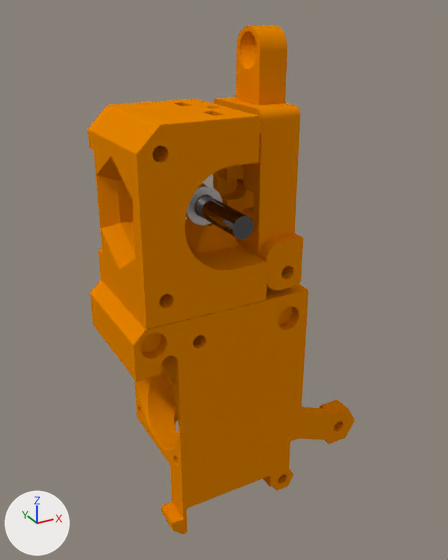
Renders of the Blender file Blender/Mk2 Extruder FOR MK8.blend from each side of a commit.
Camera for both pictures: a 50 mm lens placed at (-62.6, -141.0, 41.4), pointed at (5.9, -16.6, -20.8). Arrows for +X, +Y and +Z are at lower left; the lights stay in place.

Names of what the first picture shows: 'Axis', 'Extruder-Body.001', 'Extruder-Cover.001', 'Extruder-Idler.001', 'MK8'.
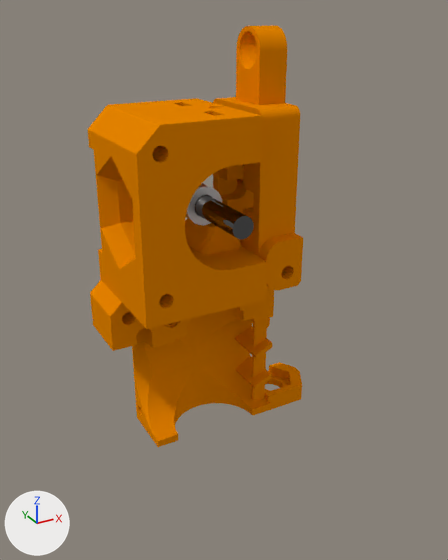
ob_circle_001 is not drawn itself; it is used by a modifier of ob_male_extruder_001.
ob_bearing_hole_clearence is not drawn itself; it is used by a modifier of ob_male_extruder_001.
ob_male_extruder_001 is not drawn itself; it is used by a modifier of ob_extruder_body_001.

Changed parts and their boxes (x1, y1, x2, y2) in the pictures (448 x 560 px; the box of a moved part takes in the faces that stretch with it):
'Extruder-Body.001', reshaped
    before: (88, 99, 267, 447)
    after: (88, 98, 302, 447)
'Extruder-Cover.001', hidden
    before: (110, 284, 355, 534)
part 2 of me_extruder_body, moved or reshaped
    before: (111, 99, 260, 168)
    after: (111, 98, 262, 168)
part 5 of me_extruder_body_001, moved or reshaped
    before: (232, 236, 238, 246)
    after: (235, 237, 241, 248)
part 6 of me_extruder_body_001, moved or reshaped
    before: (185, 219, 235, 253)
    after: (185, 220, 238, 255)

The change, as a list of edits to the scene's bpy script:
```text
Change me_circle_007:
    used by ob_circle_001; location = (3.5, -16.57, 14.88)
    remove me_circle_007.from_pydata(...)  # 128 vertices, 66 faces; spans x -2.0..2.0, y -2.0..2.0, z -71.6..-19.7
    add me_circle_007.from_pydata(...)  # 256 vertices, 194 faces; spans x -2.4..2.4, y -2.4..2.4, z -71.6..-18.8
    me_circle_007 part 1: 128 vertices removed from x -2.0..2.0, y -2.0..2.0, z -71.6..-19.7; 256 vertices added at x -2.4..2.4, y -2.4..2.4, z -71.6..-18.8
Change me_extruder_body:
    where me_extruder_body.from_pydata(...)  # 2851 vertices, 4050 faces; spans x -36.5..24.0, y -21.3..65.7, z 0.0..31.6
    used by ob_extruder_body_001; location = (0.0, 0.0, 0.0); rotation_euler = (-1.571, 0.0, 3.142), in degrees (-90, 0, 180)
    me_extruder_body part 2: all 88 vertices in x -6.0..-1.7, y -21.3..-11.8, z 1.6..31.6 are moved by (-0.5, 0.0, 0.0)
Change me_extruder_body_001:
    used by ob_male_extruder_001; location = (-24.0, -16.1, -32.75); rotation_euler = (1.571, 3.142, 0.0), in degrees (90, 180, 0)
    remove me_extruder_body_001.from_pydata(...)  # 396 vertices, 266 faces; spans x -32.7..-21.2, y -29.7..-18.8, z -14.5..3.5
    add me_extruder_body_001.from_pydata(...)  # 396 vertices, 266 faces; spans x -32.3..-21.2, y -29.7..-18.8, z -14.5..4.9
    me_extruder_body_001 part 3: all 66 vertices in x -32.7..-31.1, y -21.6..-18.8, z -14.5..-12.6 are multiplied about their middle by the matrix ((0.968, 0.019, -0.002), (0.0, 1.0, 0.0), (0.001, 0.0, 1.084)), then moved by (0.1, 0.0, 0.7)
    me_extruder_body_001 part 4: all 66 vertices in x -32.7..-31.1, y -21.6..-18.8, z 1.9..3.5 are multiplied about their middle by the matrix ((0.968, 0.019, -0.002), (0.0, 1.0, 0.0), (0.001, 0.0, 1.084)), then moved by (0.1, 0.0, 0.7)
    me_extruder_body_001 part 5: all 66 vertices in x -30.5..-24.5, y -29.7, z 1.9..3.5 are multiplied about their middle by the matrix ((0.968, 0.019, -0.002), (0.0, 1.0, 0.0), (0.001, 0.0, 1.084)), then moved by (0.1, 0.0, 0.7)
    me_extruder_body_001 part 6: all 66 vertices in x -22.8..-21.2, y -21.6..-18.8, z 1.9..3.5 are multiplied about their middle by the matrix ((0.968, 0.019, -0.002), (0.0, 1.0, 0.0), (0.001, 0.0, 1.084)), then moved by (0.1, 0.0, 0.7)
Change ob_circle_001:
    ob_circle_001.location: (3.5, -16.57, 14.88) -> (3.9, -16.57, 15.35)
Change ob_bearing_hole_clearence:
    ob_bearing_hole_clearence.scale: (10.1, 10.1, 9.15) -> (9.81, 9.81, 9.15)
Change ob_extruder_cover_001:
    add ob_extruder_cover_001.hide_set(True)
Change ob_male_extruder_001:
    ob_male_extruder_001.location: (-24.0, -16.1, -32.75) -> (-23.6, -16.1, -32.75)
```
